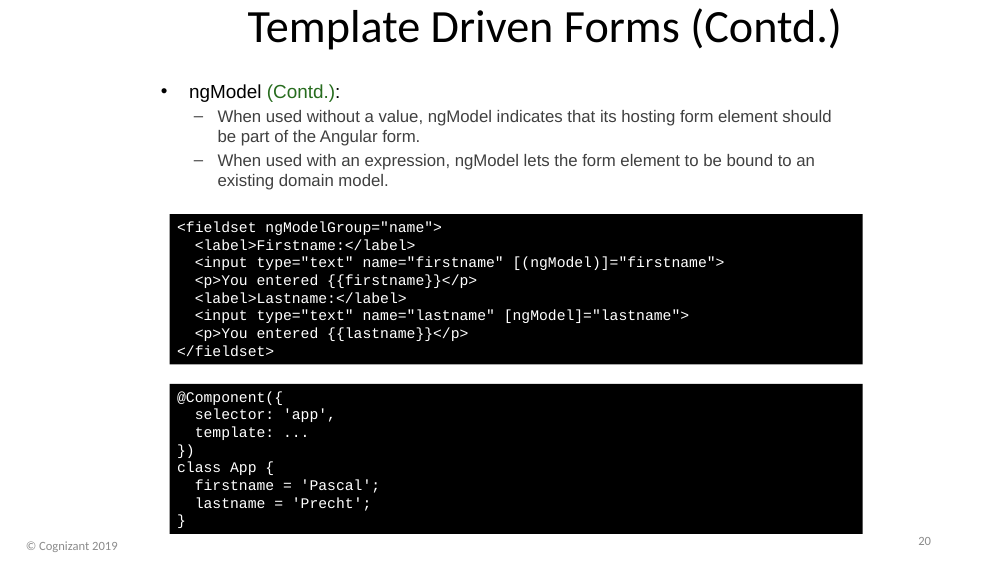
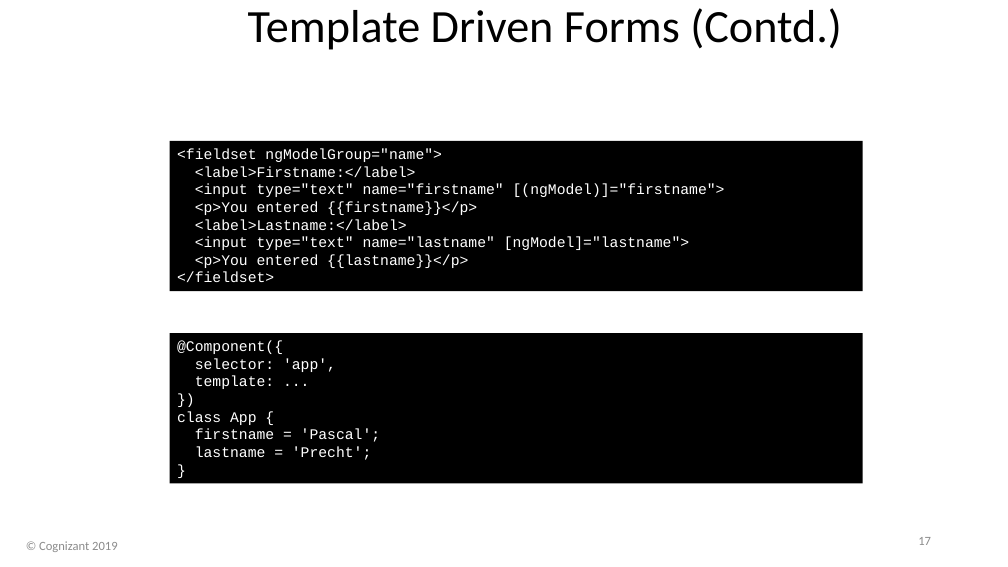
Before and after one commit to davembrownx/PowerPoint-Decks, a slide deck: slide 17 of Angular 8 Day 5 HttpClient, Observables, and Forms.pptx (slide 20 before the commit). Drawn at 1008x567 pixels with LibreOffice and Linux fonts; fonts in the diff are those of the drawing; background and template pictures are left out. Boxes give left, top, right and bottom in pixels: in the first picture for what was removed or moved away, otherwise in the second. Text is boxed around its words. In the diff, an @@ line names an element or a change of style, - is before the commit and + after.

```diff
--- a/Angular 8 Day 5 HttpClient, Observables, and Forms.pptx
+++ b/Angular 8 Day 5 HttpClient, Observables, and Forms.pptx
@@ text removed at (x1=189, y1=84, x2=831, y2=190) @@
-• ngModel (Contd.):
-  – When used without a value, ngModel indicates that its hosting form element should be part of the Angular form.
-  – When used with an expression, ngModel lets the form element to be bound to an existing domain model.
@@ rectangle "<fieldset ngModelGroup="name">" moved from (x1=169, y1=214, x2=863, y2=364) to (x1=169, y1=141, x2=863, y2=292) @@
@@ rectangle "@Component({" moved from (x1=169, y1=384, x2=863, y2=535) to (x1=169, y1=333, x2=863, y2=484) @@
@@ page number at (x1=918, y1=537, x2=931, y2=545): text changed @@
-20
+17
```
Also in this commit, not shown: 4 slides removed.
